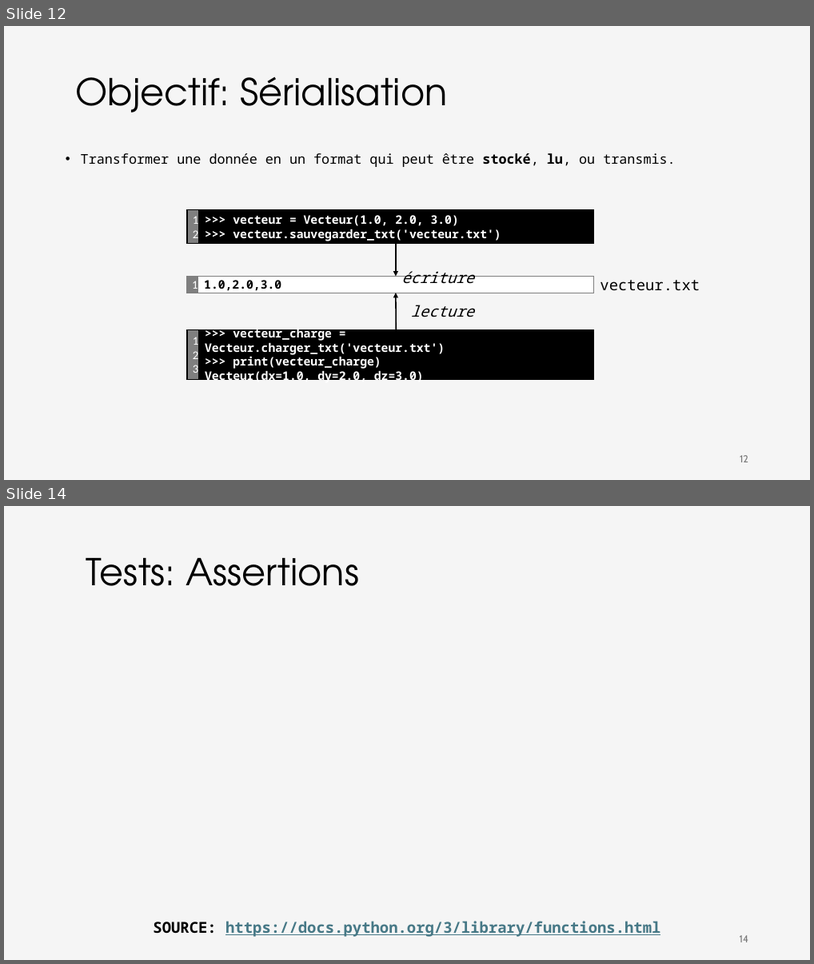
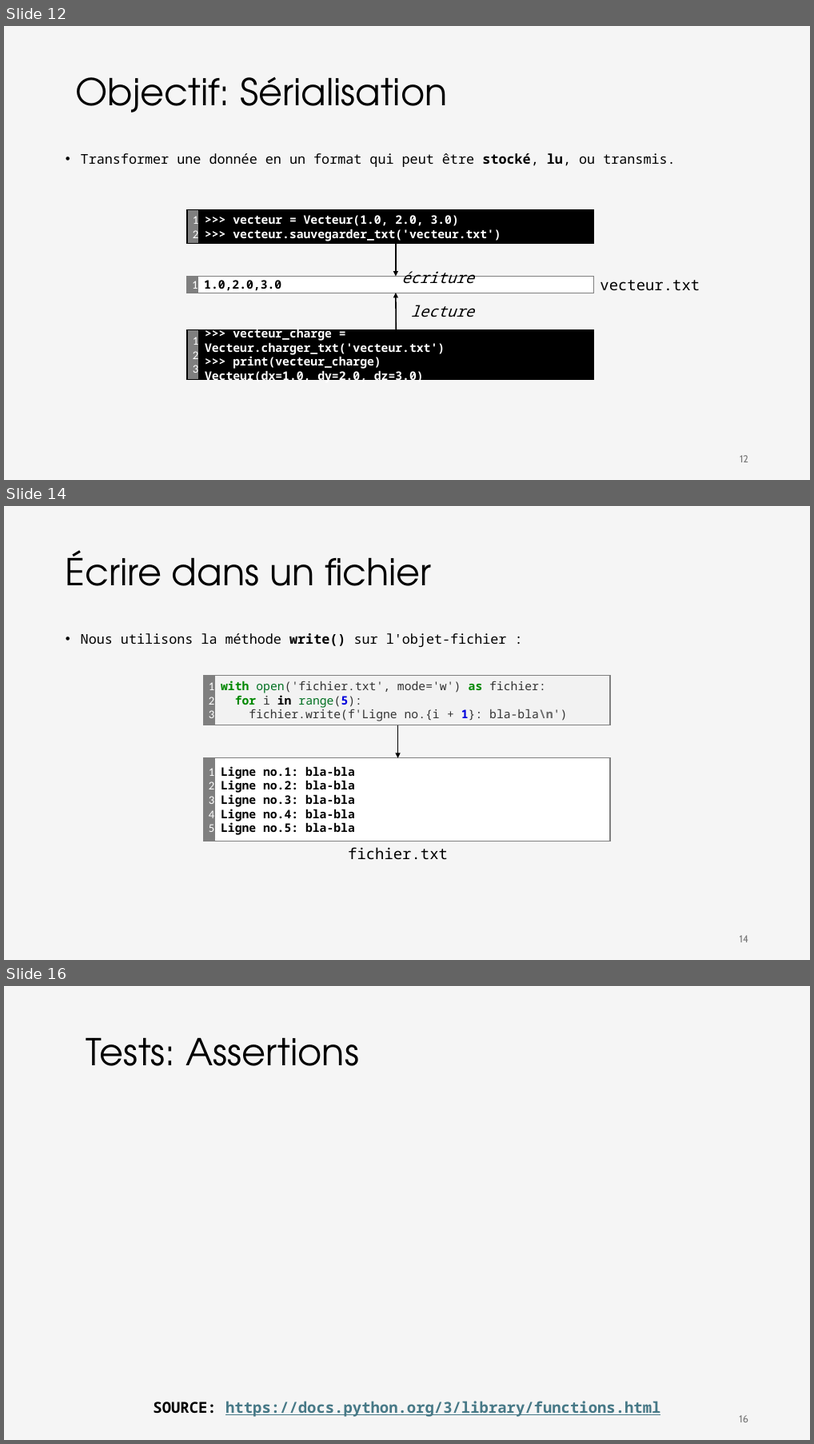
Before and after one commit to iannickgagnon/sagedays_iannick_2026, a slide deck: python_2/presentation_python_2.pptx. Shown one above the other, each under a label of ours: slides 12 and 14 before the commit, slides 12, 14 and 16 after it; the slides between them are not shown. The pictures are 814x964 and 814x1444 pixels, drawn with LibreOffice and Linux fonts; fonts in the diff are those of the drawing; grey boxes stand for pictures. Boxes give left, top, right and bottom in pixels: in the first picture for what was removed or moved away, otherwise in the second. Text is boxed around its words. In the diff, an @@ line names an element or a change of style, - is before the commit and + after.

```diff
--- a/python_2/presentation_python_2.pptx
+++ b/python_2/presentation_python_2.pptx
@@ slide 14 added at (4, 506, 810, 960), background #F5F5F5 @@
@@ title added at (66, 550, 432, 586), 44 pt, text #000000 @@
+Écrire dans un fichier
@@ text added at (81, 633, 507, 647), 16 pt, text #000000 @@
+• Nous utilisons la méthode write() sur l'objet-fichier :
@@ group added at (204, 675, 610, 860): 4 rectangles, 1 text, 1 arrow @@
+1
+2
+3
+with open('fichier.txt', mode='w') as fichier:
+for i in range(5):
+fichier.write(f'Ligne no.{i + 1}: bla-bla\n')
+1
+2
+3
+4
+5
+Ligne no.1: bla-bla
+Ligne no.2: bla-bla
+Ligne no.3: bla-bla
+Ligne no.4: bla-bla
+Ligne no.5: bla-bla
+fichier.txt
@@ page number added at (740, 935, 749, 942), 12 pt, text #797979 @@
+14
@@ what was slide 14 is now slide 16 @@
@@ page number at (739, 1415, 749, 1422): text changed @@
-14
+16
```
Also in this commit, not shown: 2 other slides added, 1 slide removed.
